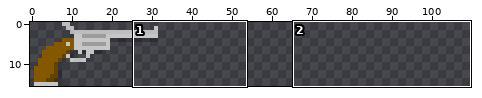
Sprite sheet -- Sprites/Guns/W_09_Magnum.png. Above: a wide view before the commit, with the close-up outlined.
Close-up. As it was:
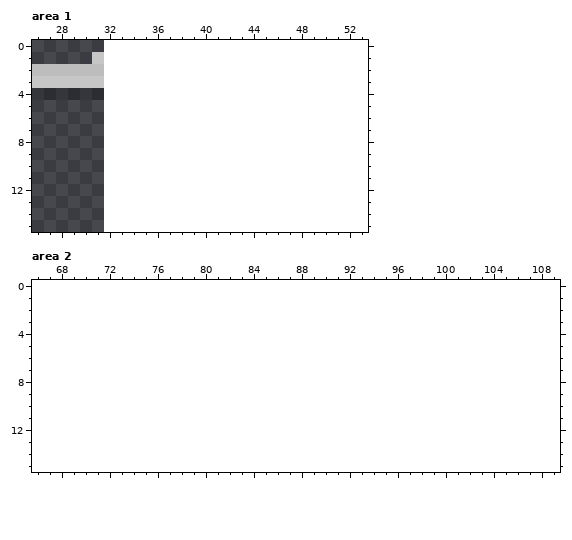
The file is 32x16 pixels. Colours within 5 levels of each other are drawn and written as one. Shown: area 1: x 26..53, y 0..15; area 2: x 66..109, y 0..15. The old version is drawn lined up with the new one, on the new canvas. The wide view leaves out empty margins.
The result:
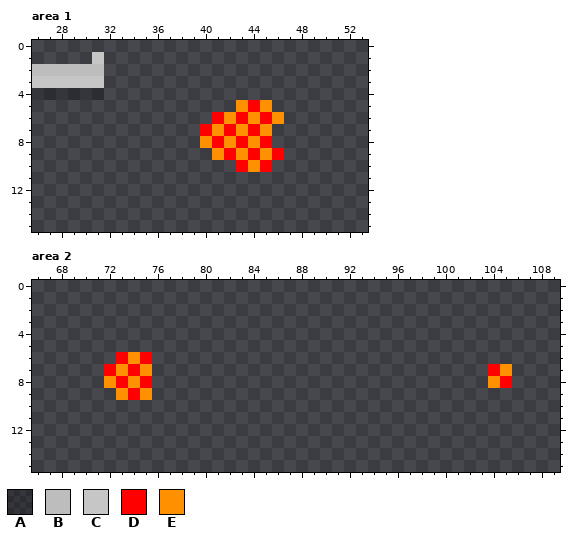
Palette (. is transparent): A #0000003f  B #bdbdbd  C #c6c6c6  D #ff0000  E #ff9100
The exact change:
canvas 32x16 -> 160x16
Area 1:
y 5: x 43..45 ... -> EDE
y 6: x 41..46 ...... -> DEDEDE
y 7: x 40..45 ...... -> DEDEDE
y 8: x 40..45 ...... -> EDEDED
y 9: x 41..46 ...... -> EDEDED
y 10: x 43..45 ... -> DED
Area 2:
y 6: x 73..75 ... -> DED
y 7: x 72..75 .... -> DEDE; x 104..105 .. -> DE
y 8: x 72..75 .... -> EDED; x 104..105 .. -> ED
y 9: x 73..75 ... -> EDE
